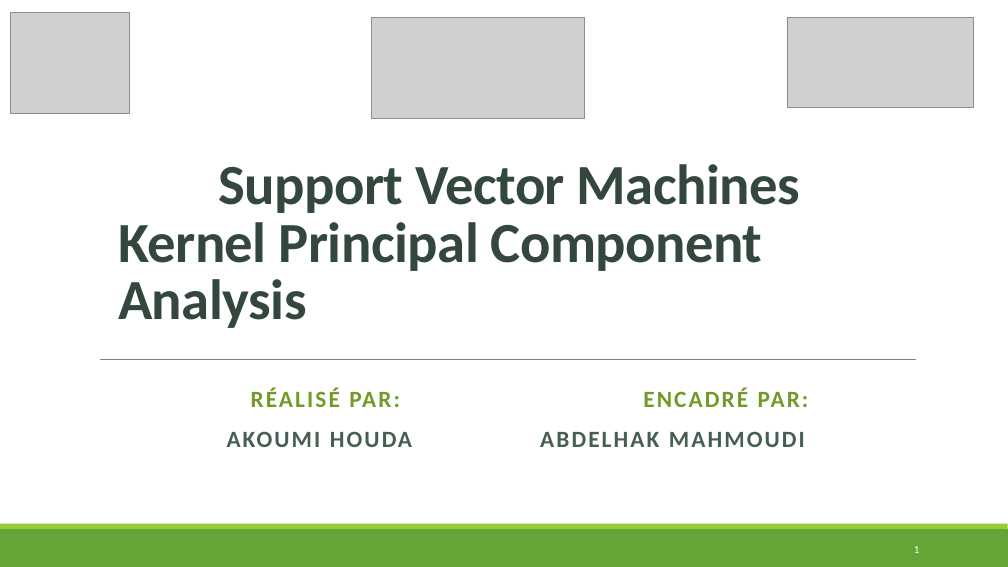
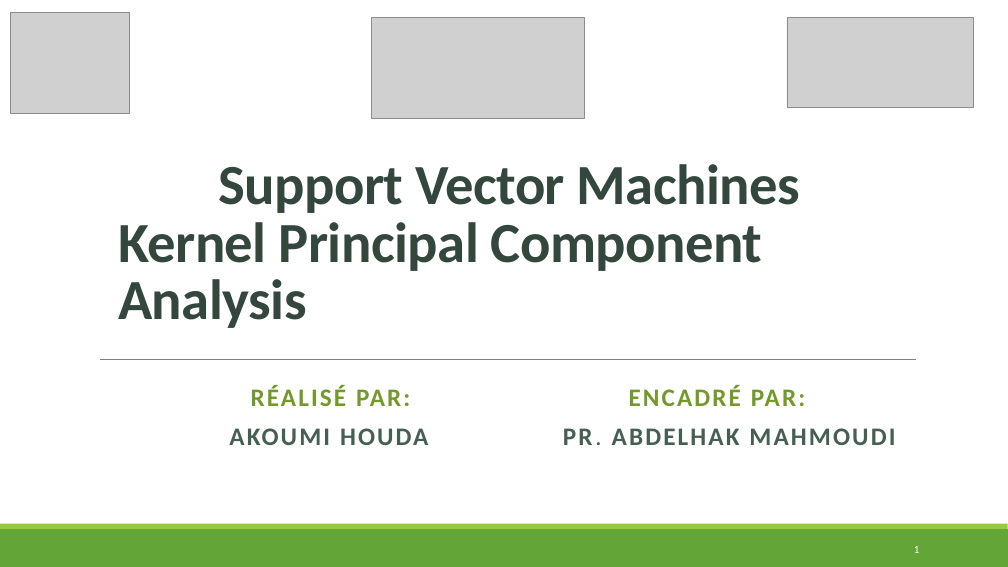
Before and after one commit to HOU-D/Machine-learning-project-, a slide deck: slide 1 of ML_AKOUMI HOUDA.pptx. Drawn at 1008x567 pixels with LibreOffice and Linux fonts; fonts in the diff are those of the drawing; grey boxes stand for pictures. Boxes give left, top, right and bottom in pixels: in the first picture for what was removed or moved away, otherwise in the second. Text is boxed around its words. In the diff, an @@ line names an element or a change of style, - is before the commit and + after.

```diff
--- a/ML_AKOUMI HOUDA.pptx
+++ b/ML_AKOUMI HOUDA.pptx
@@ subtitle at <box>251,386,805,406</box>: size 22.2 to 24 pt in "RÉALISÉ PAR: ENCADRÉ PAR:"; line spacing 0.9 to 0.8 @@
@@ subtitle at <box>229,428,895,445</box>: text changed; size 22.2 to 24 pt @@
-AKOUMI HOUDA ABDELHAK MAHMOUDI
+AKOUMI HOUDA PR. ABDELHAK MAHMOUDI
```
Also in this commit, not shown: 3 other slides changed, 6 slides added, 6 slides removed.
